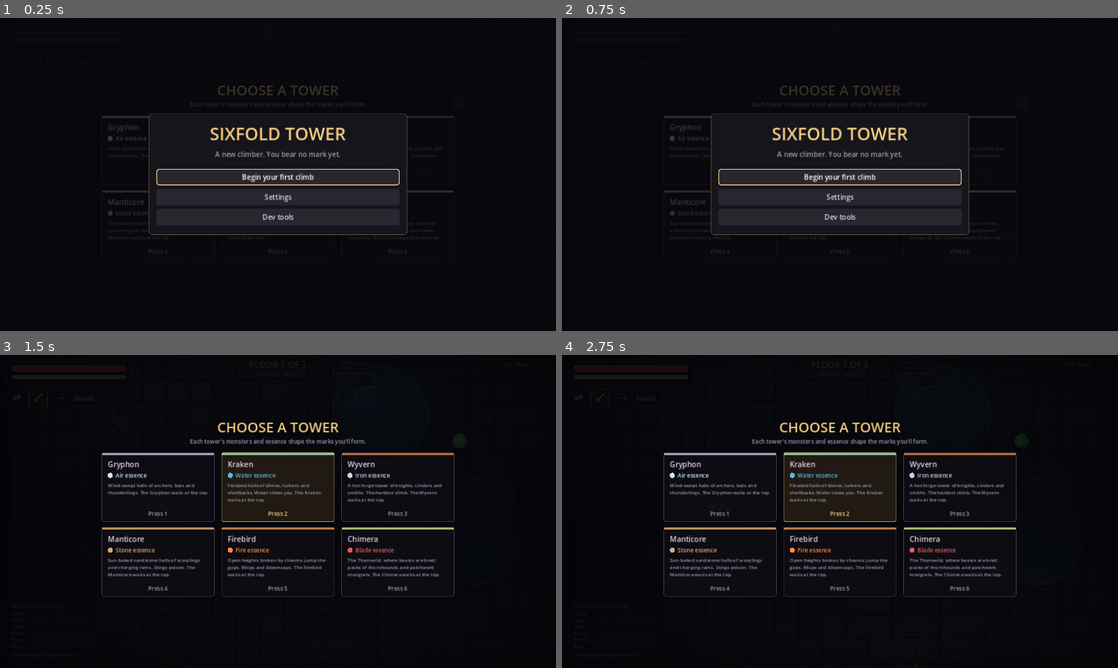
Above: before the commit, frames 1-4 (two rows, left to right).
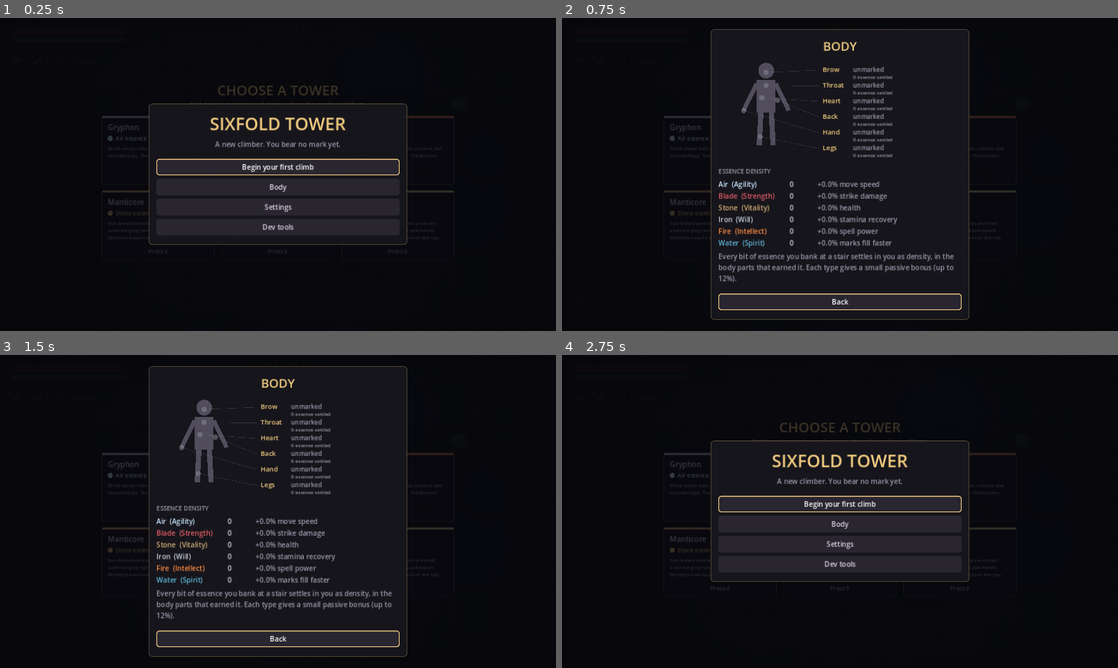
Above: after the commit, the same moments.

Repository: Raphu88/sixfold-tower-godot
Game: Godot game, scene res://scenes/main.tscn
The game is run twice, just before and just after one commit, with the same random seed, the same clock (stepped at 60 frames per second) and the same inputs.
Inputs (mouse positions are in pixels of both pictures, inside the frame that each line leads up to):
- Up to frame 1 (0.25 s): no input
- Up to frame 2 (0.75 s): click (840, 187) at 0.5 s, where only the run after the commit has a clickable "Body"
- Up to frame 3 (1.5 s): click (278, 514) at 1.25 s, where only the run before the commit has a clickable "Begin your first climb"
- Up to frame 4 (2.75 s): click (840, 639) at 2 s, where only the run after the commit has a clickable "Back"

The runs differ from the first frame. In frame 1, 3.1% of the frame differs, in the area x 26-74%, y 27-73%; in frame 2, 8.7%; in frame 3, 12%; in frame 4, 13%, in the area x 18-82%, y 21-78%.

Commit message:
Essence density as attributes; a Body page; a harder-to-reach sprint
- Essence density: everything you bank settles in you by type, and in
  the body parts that earned it; kept between climbs. Each type is an
  attribute with a small passive bonus (diminishing returns, capped at
  12%): Air move speed, Blade strike damage, Stone health, Iron stamina
  recovery, Fire spell power, Water how fast marks fill.
- Body page (title and pause menus): the six body parts with their marks
  and the essence settled in each, plus density and bonus per type.
- Phones: sprinting now takes a real push, dragging past a larger outer
  ring; the inner ring only walks.
- Tests for density, the bonuses, the Body page and the sprint ring.

Co-Authored-By: Claude Opus 5.5 <noreply@anthropic.com>
Claude-Session: https://claude.ai/code/session_01HwWXj9w7Di1bEHXTrCVubh

Diff:
--- a/scripts/bond.gd
+++ b/scripts/bond.gd
@@ -16,6 +16,8 @@
 var burned := false
 var faint := false  # a mark taken in defeat: weaker until it catches up
 var overdraw_mult := 1.0  # set for an overdrawn cast: desperate casts are weaker
+var attr_power := 1.0  # Fire density (Intellect): spells hit a little harder
+var attr_fill := 1.0  # Water density (Spirit): marks fill a little faster
 
 ## How strong an overdrawn cast is, and how much health per missing essence
 ## overdrawing an already-burned mark tears out of you.
@@ -101,7 +103,7 @@
 
 ## A faint mark's spells hit softer, and so do desperate (overdrawn) casts.
 func power() -> float:
-	return (0.75 if faint else 1.0) * overdraw_mult
+	return (0.75 if faint else 1.0) * overdraw_mult * attr_power
 
 
 func damage() -> float:
@@ -118,7 +120,7 @@
 
 
 func fill(amount: float) -> void:
-	essence = minf(capacity(), essence + amount)
+	essence = minf(capacity(), essence + amount * attr_fill)
 
 
 ## Pays for a cast. Returns "paid", "burned" (overdrawn: the body part burns)
--- a/scripts/main.gd
+++ b/scripts/main.gd
@@ -756,10 +756,20 @@
 			b.essence = minf(old[part].essence, b.capacity())
 			b.burned = old[part].burned
 			b.selected = old[part].selected
+		b.attr_power = 1.0 + profile.attribute("fire")
+		b.attr_fill = 1.0 + profile.attribute("water")
 		player.bonds[part] = b
 	# Hunter's Keen Eyes: you see farther in the dark.
 	if player_glow != null:
 		player_glow.texture_scale = 2.2 if player.has_bond("hunter") or player.has_bond("ashwalker") else 1.4  # Keen Eyes, Smokeborn
+	# Essence density: small passive bonuses, one per attribute.
+	player.attr_speed = 1.0 + profile.attribute("air")
+	player.attr_strength = 1.0 + profile.attribute("blade")
+	player.attr_will = 1.0 + profile.attribute("iron")
+	var was: float = player.max_hp
+	player.max_hp = player.MAX_HP * (1.0 + profile.attribute("stone"))
+	if player.max_hp > was:
+		player.hp += player.max_hp - was
 
 
 # --- essence and the Regard ----------------------------------------------------
--- a/scripts/menu.gd
+++ b/scripts/menu.gd
@@ -216,6 +216,7 @@
 	_text(sub, DIM, true)
 	_gap()
 	_button("Begin your first climb" if not prof.regarded else "Climb", _leave_title)
+	_button("Body", open.bind("body"))
 	_button("Settings", open.bind("settings"))
 	_button("Dev tools", open.bind("dev"))
 	if prof.regarded:
@@ -228,6 +229,7 @@
 	_gap()
 	_button("Resume", close)
 	_button("Restart this climb", _restart)
+	_button("Body", open.bind("body"))
 	_button("Settings", open.bind("settings"))
 	_button("Controls", open.bind("controls"))
 	_button("Dev tools", open.bind("dev"))
@@ -267,6 +269,30 @@
 		grid.add_child(b)
 	box.add_child(grid)
 	_text("On a phone: the left side is a joystick, the buttons on the right attack, roll, parry, swap and cast. Hold a mark's button and slide to pick a spell.", DIM)
+	_gap()
+	_back()
+
+
+## Your body: the six parts with their marks, and the essence density that
+## has settled in you (each essence type is an attribute with a small bonus).
+func _page_body() -> void:
+	_heading("BODY", 28)
+	var view := BodyView.new()
+	view.main = main
+	view.custom_minimum_size = Vector2(500, 230)
+	box.add_child(view)
+	_section("Essence density")
+	var prof = main.profile
+	var grid := GridContainer.new()
+	grid.columns = 3
+	grid.add_theme_constant_override("h_separation", 14)
+	for kind in ["air", "blade", "stone", "iron", "fire", "water"]:
+		var attr: Dictionary = prof.ATTRIBUTES[kind]
+		grid.add_child(_label("%s  (%s)" % [main.Essence.display(kind), attr["name"]], 150.0, main.Essence.color(kind)))
+		grid.add_child(_label("%d" % int(prof.density.get(kind, 0.0)), 50.0, TEXT))
+		grid.add_child(_label("+%.1f%% %s" % [prof.attribute(kind) * 100.0, attr["bonus"]], 200.0, GOLD if prof.attribute(kind) > 0.001 else DIM))
+	box.add_child(grid)
+	_text("Every bit of essence you bank at a stair settles in you as density, in the body parts that earned it. Each type gives a small passive bonus (up to 12%).", DIM)
 	_gap()
 	_back()
 
@@ -627,3 +653,59 @@
 	t.set_color("font_color", "CheckButton", TEXT)
 	t.set_color("font_color", "Label", TEXT)
 	return t
+
+
+
+## A drawing of the climber's body: the six parts, each marked or not, and
+## how much essence has settled in each.
+class BodyView extends Control:
+	var main
+
+	const SPOTS := {
+		"brow": Vector2(0, -88), "throat": Vector2(0, -58), "heart": Vector2(-10, -30),
+		"hand": Vector2(-52, 0), "back": Vector2(26, -24), "legs": Vector2(-14, 60),
+	}
+
+	func _draw() -> void:
+		var font := ThemeDB.fallback_font
+		var c := Vector2(110, size.y * 0.5 + 6)
+		var skin := Color(0.32, 0.3, 0.36)
+		# A simple figure: head, body, arms and legs.
+		draw_circle(c + Vector2(0, -92), 18.0, skin)
+		draw_rect(Rect2(c + Vector2(-22, -70), Vector2(44, 74)), skin)
+		draw_line(c + Vector2(-22, -62), c + Vector2(-52, 0), skin, 10.0)
+		draw_line(c + Vector2(22, -62), c + Vector2(52, 0), skin, 10.0)
+		draw_line(c + Vector2(-12, 4), c + Vector2(-16, 80), skin, 12.0)
+		draw_line(c + Vector2(12, 4), c + Vector2(16, 80), skin, 12.0)
+		var prof = main.profile
+		var parts: Array = ["brow", "throat", "heart", "back", "hand", "legs"]  # top to bottom, as on the body
+		var y := 18.0
+		for part in parts:
+			var at: Vector2 = c + SPOTS[part]
+			var info: Dictionary = prof.bonds.get(part, {})
+			var col := Color(0.55, 0.55, 0.6)
+			var label := "unmarked"
+			if not info.is_empty():
+				var data: Dictionary = main.BondScript.Bonds.BONDS[info["id"]]
+				col = data["color"]
+				label = "%s, step %d%s" % [data["name"], prof.step_for_xp(float(info["xp"])), " (faint)" if info["faint"] else ""]
+			# Settled essence: a ring per type, sized by its share.
+			var pd: Dictionary = prof.part_density.get(part, {})
+			var total := 0.0
+			for k in pd:
+				total += float(pd[k])
+			var r := 6.0 + minf(total / 60.0, 10.0)
+			if total > 0.0:
+				var a0 := -PI / 2.0
+				for k in pd:
+					var sweep := TAU * float(pd[k]) / total
+					draw_arc(at, r + 3.0, a0, a0 + sweep, 16, main.Essence.color(k), 3.0)
+					a0 += sweep
+			draw_circle(at, 6.0, col if not info.is_empty() else Color(col, 0.5))
+			# The list on the right.
+			var lx := 240.0
+			draw_string(font, Vector2(lx, y + 14), main.BondScript.Bonds.PART_NAMES[part], HORIZONTAL_ALIGNMENT_LEFT, -1, 15, Color(0.95, 0.8, 0.5))
+			draw_string(font, Vector2(lx + 70, y + 14), label, HORIZONTAL_ALIGNMENT_LEFT, size.x - lx - 70, 14, col if not info.is_empty() else Color(0.62, 0.59, 0.67))
+			draw_string(font, Vector2(lx + 70, y + 30), "%d essence settled" % int(total), HORIZONTAL_ALIGNMENT_LEFT, -1, 11, Color(0.62, 0.59, 0.67))
+			draw_line(c + SPOTS[part], Vector2(lx - 8, y + 10), Color(col, 0.25), 1.0)
+			y += 36.0
--- a/scripts/player.gd
+++ b/scripts/player.gd
@@ -32,6 +32,10 @@
 var radius := 14.0
 var weight := 1.0  # how hard it is to shove when bodies collide
 var max_hp := MAX_HP
+# Essence density (attributes): small passive bonuses, set from the profile.
+var attr_speed := 1.0  # Air: Agility
+var attr_strength := 1.0  # Blade: Strength
+var attr_will := 1.0  # Iron: Will
 var max_sta := MAX_STA
 var hp := MAX_HP
 var sta := MAX_STA
@@ -222,6 +226,7 @@
 			spd = SPRINT
 			sta -= 22.0 * delta
 			sta_delay = 0.6
+		spd *= attr_speed
 		if rune_gear == "swiftness":
 			spd *= 1.15
 		if _stubborn():
@@ -399,7 +404,7 @@
 	knock = knock.move_toward(Vector2.ZERO, 900.0 * delta)
 	hp = minf(hp, max_health())
 	if sta_delay <= 0.0 and not drawing:
-		sta = minf(MAX_STA, sta + STA_REGEN * delta * (1.35 if has_bond("deepcaller") else 1.0) * (0.6 if _burned("throat") else 1.0) * (1.3 if _stubborn() else 1.0) * (1.0 + 0.25 * graft("throat")))  # Deep Lungs; a burned throat; Stubborn Heart; a throat graft
+		sta = minf(MAX_STA, sta + STA_REGEN * attr_will * delta * (1.35 if has_bond("deepcaller") else 1.0) * (0.6 if _burned("throat") else 1.0) * (1.3 if _stubborn() else 1.0) * (1.0 + 0.25 * graft("throat")))  # Deep Lungs; a burned throat; Stubborn Heart; a throat graft
 
 
 func _winded() -> void:
@@ -557,7 +562,7 @@
 	var snd: String = w["sound"]
 	main.sfx(snd + "_heavy" if heavy else snd, 1.0 + 0.06 * combo)
 
-	var dmg: float = STRIKE_DAMAGE * swing["dmg"]
+	var dmg: float = STRIKE_DAMAGE * swing["dmg"] * attr_strength
 	var hand = bonds.get("hand")
 	if hand != null and hand.burned:
 		dmg *= 0.6
--- a/scripts/profile.gd
+++ b/scripts/profile.gd
@@ -27,6 +27,23 @@
 var best_floor := 1
 var last_tower := "kraken"
 var pacts: Array = []  # Covenant's pact book: monster kinds bound, kept between climbs
+## Essence density: everything you've banked, by essence type, and how it
+## settled in your body parts (by what each part did). Each type is an
+## attribute and gives a small passive bonus (see attribute()).
+var density := {}  # kind -> amount
+var part_density := {}  # part -> {kind -> amount}
+
+const ATTRIBUTES := {
+	"air": {"name": "Agility", "bonus": "move speed"},
+	"blade": {"name": "Strength", "bonus": "strike damage"},
+	"stone": {"name": "Vitality", "bonus": "health"},
+	"iron": {"name": "Will", "bonus": "stamina recovery"},
+	"fire": {"name": "Intellect", "bonus": "spell power"},
+	"water": {"name": "Spirit", "bonus": "marks fill faster"},
+}
+## The bonuses are small: they grow with diminishing returns toward the cap.
+const ATTRIBUTE_CAP := 0.12
+const ATTRIBUTE_HALF := 600.0  # density at which a bonus is half the cap
 var saving := true
 
 
@@ -47,6 +64,8 @@
 	climbs = 0
 	best_floor = 1
 	pacts = []
+	density = {}
+	part_density = {}
 	save()
 
 
@@ -61,6 +80,8 @@
 	tally = cfg.get_value("profile", "tally", {})
 	climbs = int(cfg.get_value("profile", "climbs", 0))
 	pacts = cfg.get_value("profile", "pacts", [])
+	density = cfg.get_value("profile", "density", {})
+	part_density = cfg.get_value("profile", "part_density", {})
 	last_tower = str(cfg.get_value("profile", "last_tower", "kraken"))
 
 
@@ -77,6 +98,8 @@
 	cfg.set_value("profile", "climbs", climbs)
 	cfg.set_value("profile", "last_tower", last_tower)
 	cfg.set_value("profile", "pacts", pacts)
+	cfg.set_value("profile", "density", density)
+	cfg.set_value("profile", "part_density", part_density)
 	cfg.save(SAVE_PATH)
 
 
@@ -130,9 +153,19 @@
 func bank(essence: Dictionary, run_soak: Dictionary) -> Array:
 	var lines: Array = []
 	var total := 0.0
+	var soaked := 0.0
+	for part in run_soak:
+		soaked += float(run_soak[part])
 	for kind in essence:
 		total += float(essence[kind])
 		tally[kind] = float(tally.get(kind, 0.0)) + float(essence[kind])
+		# Density: the essence settles in your body, by type and by part.
+		density[kind] = float(density.get(kind, 0.0)) + float(essence[kind])
+		if soaked > 0.0:
+			for part in run_soak:
+				var pd: Dictionary = part_density.get(part, {})
+				pd[kind] = float(pd.get(kind, 0.0)) + float(essence[kind]) * float(run_soak[part]) / soaked
+				part_density[part] = pd
 	for part in run_soak:
 		if not bonds.has(part):
 			soak[part] = float(soak.get(part, 0.0)) + float(run_soak[part])
@@ -161,6 +194,12 @@
 	return lines
 
 
+## An attribute's small passive bonus (0 to ATTRIBUTE_CAP) from its density.
+func attribute(kind: String) -> float:
+	var d := float(density.get(kind, 0.0))
+	return ATTRIBUTE_CAP * d / (d + ATTRIBUTE_HALF)
+
+
 ## An unmarked body part that has soaked up enough takes a new mark.
 ## Returns the part, or "" if none is ready.
 func ready_for_mark() -> String:
--- a/scripts/touch.gd
+++ b/scripts/touch.gd
@@ -152,22 +152,23 @@
 
 
 func _update_stick() -> void:
-	var v := (stick_pos - stick_origin) / STICK_RADIUS
-	if v.length() > 1.0:
-		# Drag past the edge and the stick follows your thumb.
-		stick_origin = stick_pos - v.normalized() * STICK_RADIUS
-		v = v.normalized()
-	_set_move(v)
-
-
-## The joystick: past a light tilt you walk at full speed; push it all the
-## way to the edge and you sprint.
+	var off := stick_pos - stick_origin
+	# Past the outer (sprint) ring the stick follows your thumb.
+	if off.length() > SPRINT_RADIUS * 1.15:
+		stick_origin = stick_pos - off.normalized() * SPRINT_RADIUS * 1.15
+		off = stick_pos - stick_origin
+	var sprint := off.length() >= SPRINT_RADIUS
+	_set_move((off / STICK_RADIUS).limit_length(1.0), sprint)
+
+
+## The joystick: past a light tilt you walk at full speed. Sprinting takes a
+## real push: drag your thumb out past the larger outer ring.
 const STICK_DEAD := 0.15
 const STICK_FULL := 0.45
-const STICK_SPRINT := 0.95
-
-
-func _set_move(v: Vector2) -> void:
+const SPRINT_RADIUS := 105.0
+
+
+func _set_move(v: Vector2, sprint := false) -> void:
 	var m := v.length()
 	if m < STICK_DEAD:
 		_axis("move_right", "move_left", 0.0)
@@ -178,7 +179,7 @@
 	var d := v / m * strength
 	_axis("move_right", "move_left", d.x)
 	_axis("move_down", "move_up", d.y)
-	if m >= STICK_SPRINT:
+	if sprint:
 		Input.action_press("sprint")
 	else:
 		Input.action_release("sprint")
@@ -229,13 +230,14 @@
 	if stick_touch != -1:
 		draw_circle(stick_origin, STICK_RADIUS, Color(0, 0, 0, 0.3))
 		draw_arc(stick_origin, STICK_RADIUS, 0.0, TAU, 40, Color(1, 1, 1, 0.25), 2.0)
-		var knob := stick_origin + (stick_pos - stick_origin).limit_length(STICK_RADIUS)
-		var sprinting := (stick_pos - stick_origin).length() >= STICK_RADIUS * STICK_SPRINT
+		var knob := stick_origin + (stick_pos - stick_origin).limit_length(SPRINT_RADIUS * 1.15)
+		var sprinting := (stick_pos - stick_origin).length() >= SPRINT_RADIUS
+		draw_arc(stick_origin, SPRINT_RADIUS, 0.0, TAU, 48, Color(1.0, 0.85, 0.5, 0.18), 1.5)
 		draw_circle(knob, 28.0, Color(1.0, 0.85, 0.5, 0.5) if sprinting else Color(1, 1, 1, 0.35))
 		if sprinting:
-			draw_arc(stick_origin, STICK_RADIUS, 0.0, TAU, 40, Color(1.0, 0.85, 0.5, 0.6), 3.0)
+			draw_arc(stick_origin, SPRINT_RADIUS, 0.0, TAU, 48, Color(1.0, 0.85, 0.5, 0.6), 3.0)
 	else:
-		draw_string(font, Vector2(30, size.y - 30), "touch here to move  ·  push to the edge to sprint", HORIZONTAL_ALIGNMENT_LEFT, -1, 13, Color(1, 1, 1, 0.3))
+		draw_string(font, Vector2(30, size.y - 30), "touch here to move  ·  drag past the outer ring to sprint", HORIZONTAL_ALIGNMENT_LEFT, -1, 13, Color(1, 1, 1, 0.3))
 
 	var p = main.player
 	var down := held.values()
--- a/tests/smoke_test.gd
+++ b/tests/smoke_test.gd
@@ -1272,10 +1272,12 @@
 	Input.action_release("pause")
 	_check(not main.menu_open() and not paused, "Esc again resumes")
 	# Every page builds without errors.
-	for pg in ["title", "pause", "settings", "controls", "confirm_new", "dev"]:
+	for pg in ["title", "pause", "settings", "controls", "confirm_new", "dev", "body"]:
 		menu.open(pg)
 		await _frames(1)
-	_check(menu.page == "dev" and paused, "every menu page opens")
+	_check(menu.page == "body" and paused, "every menu page opens")
+	menu.open("dev")
+	await _frames(1)
 	# Dev tool: marks at any step, on any part.
 	main.dev_set_mark("heart", "deepcaller", 4)
 	_check(p.bonds.has("heart") and p.bonds["heart"].id == "deepcaller" and p.bonds["heart"].step == 4, "the dev tool puts a bond on a part at a step")
@@ -1719,6 +1721,30 @@
 	_check(not main.victory.is_empty(), "beating the Chimera completes the climb")
 	await _wait(2.8)
 	main.victory = {}
+
+
+func _density_tests() -> void:
+	print("essence density")
+	await _fresh_main()
+	var p = main.player
+	var prof = main.profile
+	_check(prof.attribute("air") == 0.0, "a new climber has no density")
+	prof.bank({"air": 300.0, "stone": 100.0}, {"legs": 3.0, "hand": 1.0})
+	_check(prof.density.get("air", 0.0) == 300.0, "banked essence becomes density, by type")
+	_check(prof.part_density["legs"]["air"] > prof.part_density["hand"]["air"] * 2.5, "...settling in the body parts that earned it")
+	var b: float = prof.attribute("air")
+	_check(b > 0.0 and b < prof.ATTRIBUTE_CAP, "each type gives a small bonus (%.1f%%)" % (b * 100.0))
+	prof.density["air"] = 1000000.0
+	_check(prof.attribute("air") <= prof.ATTRIBUTE_CAP, "...that never passes the cap")
+	prof.density["air"] = 600.0
+	prof.density["blade"] = 600.0
+	prof.density["stone"] = 600.0
+	main._give_bonds()
+	_check(p.attr_speed > 1.05 and p.attr_strength > 1.05 and p.max_hp > p.MAX_HP, "Air speeds you up, Blade strengthens strikes, Stone adds health")
+	prof.density = {}
+	prof.part_density = {}
+	main._give_bonds()
+	_check(p.max_hp == p.MAX_HP and p.attr_speed == 1.0, "(no density, no bonus)")
 
 
 func _combat_feel_tests() -> void:
@@ -2072,10 +2098,16 @@
 	await _frames(1)
 	_check(main.touch_active and p.touch_aim, "first touch turns on touch controls")
 	# The joystick: a light tilt is full walking speed; the edge sprints.
-	touch._set_move(Vector2(0.5, 0.0))
+	touch.stick_origin = Vector2(200, 300)
+	touch.stick_pos = Vector2(230, 300)
+	touch._update_stick()
 	_check(is_equal_approx(Input.get_action_strength("move_right"), 1.0) and not Input.is_action_pressed("sprint"), "half a tilt on the joystick walks at full speed")
-	touch._set_move(Vector2(1.0, 0.0))
-	_check(Input.is_action_pressed("sprint"), "pushing the joystick to its edge sprints")
+	touch.stick_pos = Vector2(260, 300)
+	touch._update_stick()
+	_check(not Input.is_action_pressed("sprint"), "the inner ring's edge still only walks")
+	touch.stick_pos = Vector2(320, 300)
+	touch._update_stick()
+	_check(Input.is_action_pressed("sprint"), "dragging past the larger outer ring sprints")
 	touch._set_move(Vector2.ZERO)
 	_check(not Input.is_action_pressed("sprint") and Input.get_action_strength("move_right") == 0.0, "letting go stops")
 	var before: Vector2 = p.global_position
@@ -2259,6 +2291,7 @@
 	await _spell_tests()
 	await _menu_tests()
 	await _combat_feel_tests()
+	await _density_tests()
 	await _jump_tests()
 	await _rooms_tests()
 	await _wyvern_bond_tests()
